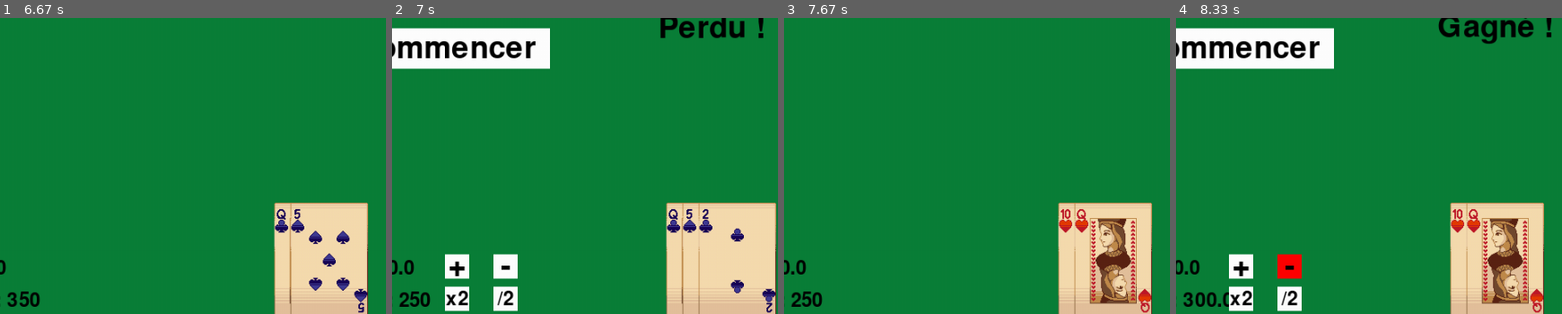
Above: before the commit, frames 1-4 (left to right).
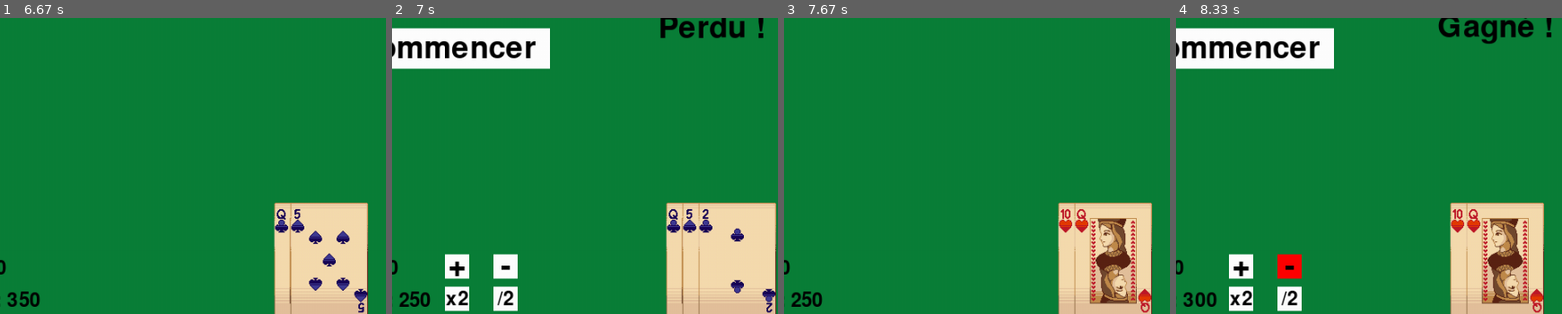
Above: after the commit, the same moments.

Repository: oscorchan/blackJack-Pygame
Game: pygame game, started from main.py
The game is run twice, just before and just after one commit, with the same random seed, the same clock (stepped at 60 frames per second) and the same inputs.
Inputs (mouse positions are % of the whole screen's width and height, from its top left):
- Up to frame 1 (6.67 s): click "Commencer" at 0.38 s; click "Rester" at 0.72 s; click "x2" at 1.05 s; click (90, 86) at 1.38 s; click "Commencer" at 2.72 s; click "Tirer" at 3.05 s; click "-" at 3.38 s; click (85, 48) at 3.72 s; click "+" at 4.55 s; click (57, 46) at 4.88 s; click "/2" at 5.72 s; click (20, 88) at 6.05 s; click (20, 56) at 6.38 s
- Up to frame 2 (7 s): click "Doubler" at 6.72 s
- Up to frame 3 (7.67 s): click "Commencer" at 7.05 s
- Up to frame 4 (8.33 s): click "Rester" at 7.88 s; click "-" at 8.22 s
The pictures show only the part of the screen within x 11-61%, y 48-98%; the shares and areas given below are measured in that part.

Frame 1 is identical in both runs. In frame 2, 0.1% of the frame differs, in the area x 1-6%, y 81-87%; in frame 3, 0.1%; in frame 4, 0.2%, in the area x 2-14%, y 81-98%.

Commit message:
bug fixes

Diff:
--- a/main.py
+++ b/main.py
@@ -203,11 +203,11 @@
 
     def dessinerMonaie(self):
         font = pygame.font.SysFont(None, 36)
-        textSurface = font.render("Argent : " + str(self.player.money), 1, BLACK)
+        textSurface = font.render("Argent : " + str(round(self.player.money)), 1, BLACK)
         textRect = textSurface.get_rect(topleft=(10,HAUTEUR - 50))
         self.screen.blit(textSurface, textRect)
 
-        textSurfaceMise = font.render("Mise : "+ str(self.player.bet), 1, BLACK)
+        textSurfaceMise = font.render("Mise : "+ str(round(self.player.bet)), 1, BLACK)
         textMiseRect = textSurfaceMise.get_rect(topleft=(10, HAUTEUR - 90))
         self.screen.blit(textSurfaceMise, textMiseRect)
 
@@ -251,7 +251,10 @@
             self.player.money += self.player.bet * 1.5
             self.gameStarted = False
         elif self.dealer.hand.hasBlackjack():
-            self.perdre()
+            if self.dealer.hand.cards[0] =='1':
+                self.perdre()
+            else :
+                self.dealer.retournerCarte(0)
         else:
             self.dealer.retournerCarte(0)
 
